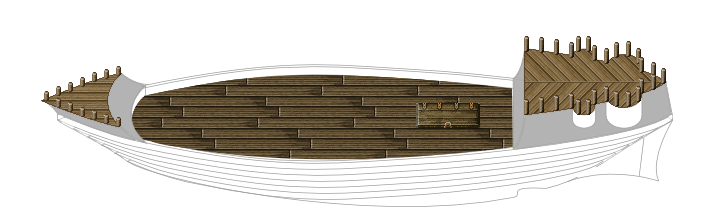
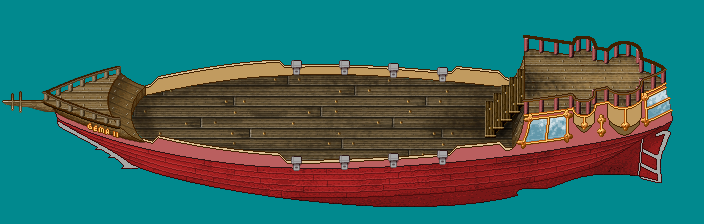
Layered file, before and after one edit (704x224). Changes by layer:
added layer "M-DECK-GOLD" above "M-DECK-GOLD-GLASS" over [87, 82, 673, 149]
added layer "M-DECK-GOLD-GLASS" above "R-UP-DECK-ADDONS2" over [523, 89, 671, 144]
added layer "R-UP-DECK-ADDONS2" above "R-UP-DECK-ADDONS" over [522, 35, 667, 102]
painted on "R-UP-DECK-ADDONS" over [524, 36, 666, 115]
painted on "R-UP-DECK" over [524, 48, 666, 115]
added layer "M-F-DECK-LEADER" above "R-UP-DECK-2" over [485, 69, 525, 138]
added layer "R-UP-DECK-2" above "F-UP-DECK-TMP" over [524, 48, 666, 115]
added layer "F-UP-DECK-TMP" above "F-UP-DECK-ADDONS" over [41, 66, 121, 120]
painted on "F-UP-DECK" over [3, 73, 146, 143]
added layer "F-UP-DECK-FRONT" above "M-DECK-ADDONS" over [2, 91, 57, 113]
hid "M-DECK-ADDONS" over [416, 103, 480, 128]
added layer "M-DECK-TOP-STEEL" above "M-DECK-VERTICAL" over [150, 60, 506, 171]
added layer "M-DECK-VERTICAL" above "M-DECK-SOLID" over [55, 51, 673, 169]
renamed "M-DECK" to "M-DECK-SOLID", painted on it over [132, 70, 513, 167]
removed layer "Background" over [41, 48, 673, 207]
added layer "L-DOCK-UP-DETAILS_WHITE" (soft light, 30%) above "L-DOCK-UP-DETAILS" over [69, 125, 648, 192]
added layer "L-DOCK-UP-DETAILS" (30%) above "L-DECK-BOTTOM" over [69, 126, 648, 198]
added layer "L-DECK-BOTTOM" above "TEST-WATER-BOTTOM" over [57, 117, 672, 207]
added layer "TEST-WATER-BOTTOM" above "TEST-WHITE" over [0, 0, 704, 224]
hid "TEST-WHITE", painted on it over [0, 0, 704, 224]
